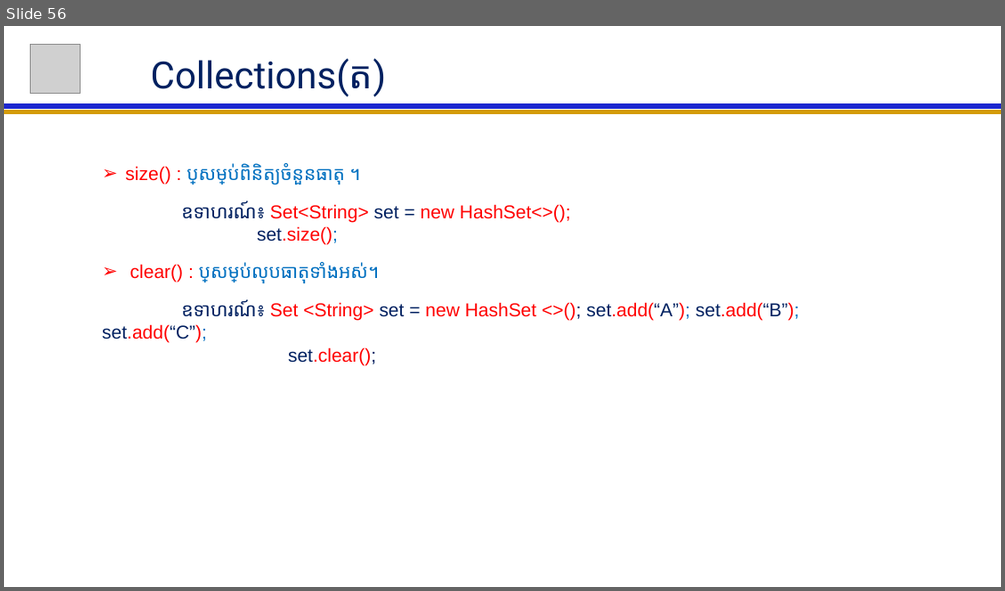
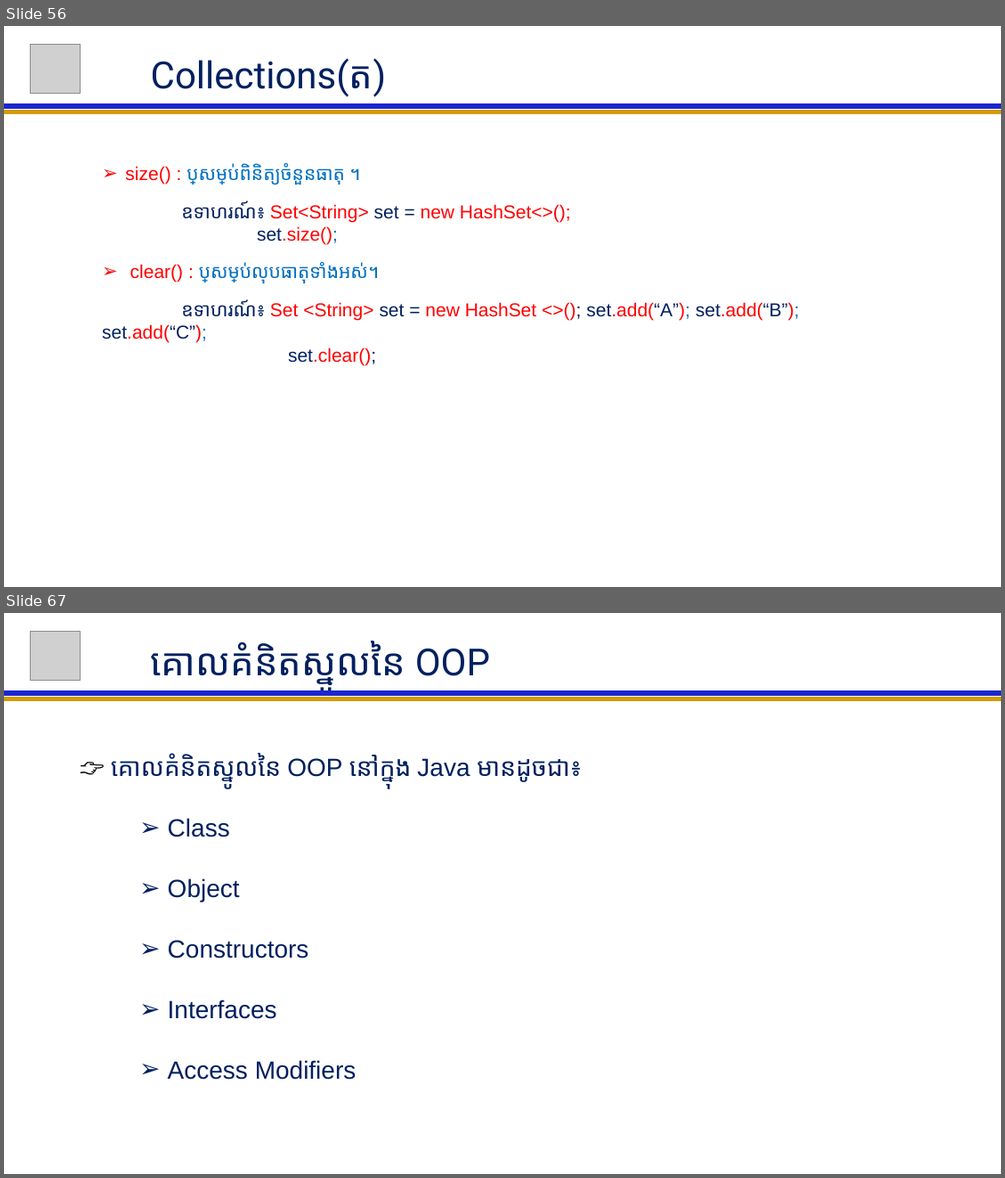
Before and after one commit to NGOUNCHHENGHY/ACLEDA-Java-For-Beginer, a slide deck: Java For Beginer Lession.pptx. Shown one above the other, each under a label of ours: slide 56 before the commit, slides 56 and 67 after it; the slides between them are not shown. The pictures are 1005x591 and 1005x1178 pixels, drawn with LibreOffice and Linux fonts; fonts in the diff are those of the drawing; grey boxes stand for pictures. Boxes give left, top, right and bottom in pixels: in the first picture for what was removed or moved away, otherwise in the second. Text is boxed around its words. In the diff, an @@ line names an element or a change of style, - is before the commit and + after.

```diff
--- a/Java For Beginer Lession.pptx
+++ b/Java For Beginer Lession.pptx
@@ slide 67 added at (4,613,1001,1174), background #FFFFFF @@
@@ picture added at (31,631,81,681) @@
@@ title added at (151,641,490,685), 36 pt, text #002060 @@
+គោលគំនិតស្នូលនៃ OOP
@@ line added from (4, 699) to (1001, 699), #D49B06 4.5 pt @@
@@ line added from (4, 693) to (1001, 693), #1C27CF 4.5 pt @@
@@ subtitle added at (111,753,582,1079), 24 pt, text #002060 @@
+👉 គោលគំនិតស្នូលនៃ OOP នៅក្នុង Java មានដូចជា៖
+    ➢ Class
+    ➢ Object
+    ➢ Constructors
+    ➢ Interfaces
+    ➢ Access Modifiers
```
Also in this commit, not shown: 3 slides changed, 16 other slides added.
